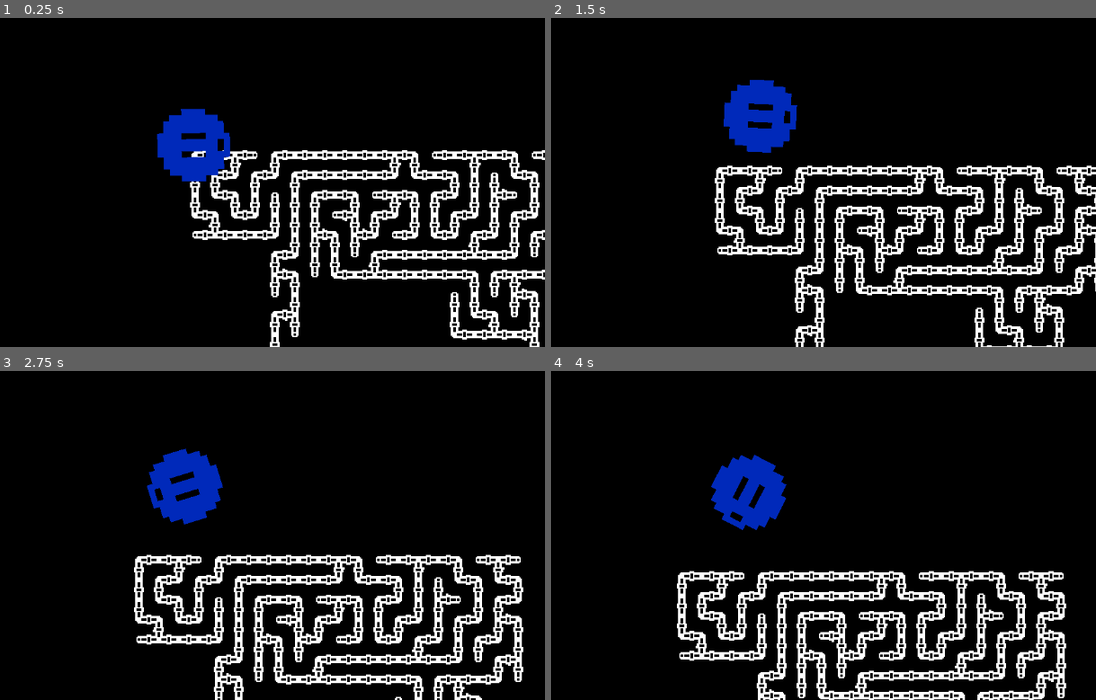
Above: before the commit, frames 1-4 (two rows, left to right).
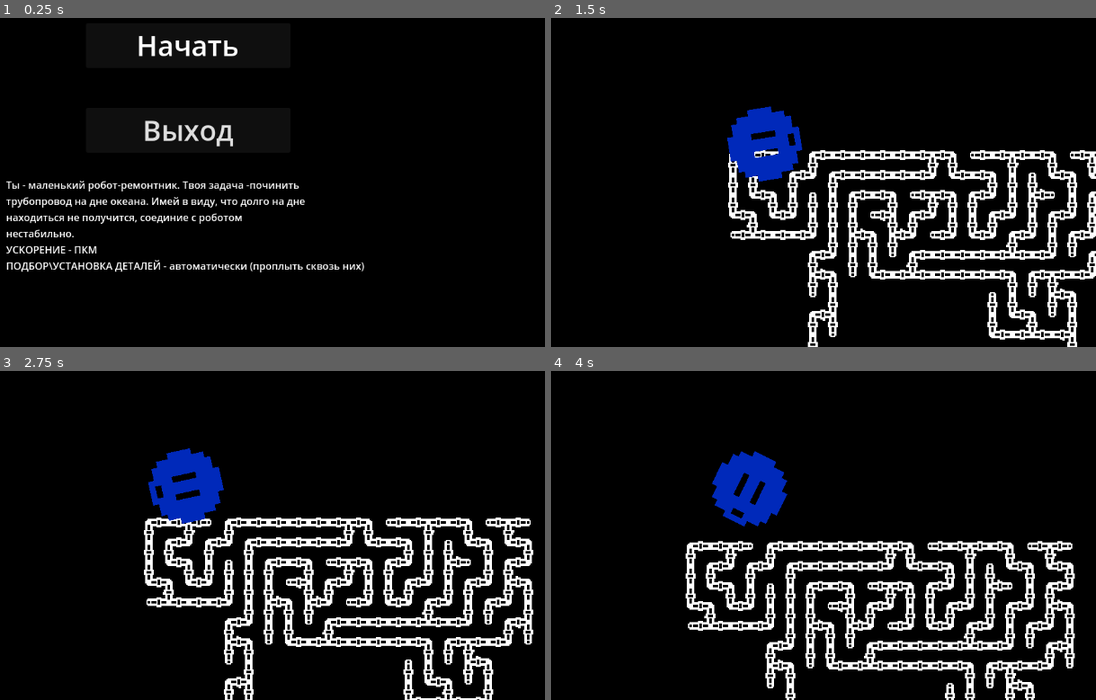
Above: after the commit, the same moments.

Repository: Overlord1704/PashtetJam1
Game: Godot game, scene res://scenes/StartMenu/start_menu.tscn
Same seed, same stepped clock (60 frames per second), same inputs: the game is played once before the commit and once after it. Before the commit the project starts from res://scenes/Level/level.tscn.
Inputs (mouse positions are in pixels of both pictures, inside the frame that each line leads up to):
- Up to frame 1 (0.25 s): no input
- Up to frame 2 (1.5 s): click (741, 44) at 0.5 s, where only the run after the commit has a clickable "Начать"; move the mouse to (894, 126) at 1.27 s; click (894, 126) at 1.42 s
- Up to frame 3 (2.75 s): move the mouse to (43, 519) at 2.02 s; click (43, 519) at 2.17 s
- Up to frame 4 (4 s): move the mouse to (807, 410) at 2.77 s; click (807, 410) at 2.92 s; move the mouse to (698, 578) at 3.52 s; click (698, 578) at 3.67 s

The runs differ from the first frame. In frame 1, 16% of the frame differs, in the area x 1-100%, y 5-100%; in frame 2, 20%, in the area x 30-100%, y 18-100%; in frame 3, 18%; in frame 4, 19%.

Commit message:
Добавил меню

Diff:
--- a/project.godot
+++ b/project.godot
@@ -12,13 +12,14 @@
 
 config/name="PashtetJam1"
 config/tags=PackedStringArray("2d", "jam")
-run/main_scene="res://scenes/Level/level.tscn"
+run/main_scene="res://scenes/StartMenu/start_menu.tscn"
 config/features=PackedStringArray("4.2", "GL Compatibility")
 config/icon="res://icon.svg"
 
 [display]
 
-window/size/mode=2
+window/layer_4=""
+window/layer_3="ПоднятьТрубы"
 
 [input]
 
--- /dev/null
+++ b/scenes/StartMenu/start_menu.gd
@@ -0,0 +1,8 @@
+extends Node2D
+
+func _on_start_pressed():
+	get_tree().change_scene_to_file("res://scenes/Level/level.tscn")
+
+
+func _on_exit_pressed():
+	get_tree().quit()
--- /dev/null
+++ b/scenes/StartMenu/start_menu.tscn
@@ -0,0 +1,38 @@
+[gd_scene load_steps=2 format=3 uid="uid://cx5dt0vuo1ifd"]
+
+[ext_resource type="Script" path="res://scenes/StartMenu/start_menu.gd" id="1_rathy"]
+
+[node name="StartMenu" type="Node2D"]
+script = ExtResource("1_rathy")
+
+[node name="Start" type="Button" parent="."]
+offset_left = 416.0
+offset_top = 128.0
+offset_right = 744.0
+offset_bottom = 200.0
+theme_override_colors/font_color = Color(1, 1, 1, 1)
+theme_override_font_sizes/font_size = 45
+text = "Начать"
+
+[node name="Exit" type="Button" parent="."]
+offset_left = 416.0
+offset_top = 264.0
+offset_right = 744.0
+offset_bottom = 336.0
+theme_override_font_sizes/font_size = 45
+text = "Выход"
+
+[node name="Label" type="Label" parent="."]
+offset_left = 288.0
+offset_top = 376.0
+offset_right = 863.0
+offset_bottom = 529.0
+text = "Ты - маленький робот-ремонтник. Твоя задача -починить
+трубопровод на дне океана. Имей в виду, что долго на дне
+находиться не получится, соединие с роботом
+нестабильно.
+УСКОРЕНИЕ - ПКМ
+ПОДБОР\\УСТАНОВКА ДЕТАЛЕЙ - автоматически (проплыть сквозь них)"
+
+[connection signal="pressed" from="Start" to="." method="_on_start_pressed"]
+[connection signal="pressed" from="Exit" to="." method="_on_exit_pressed"]
